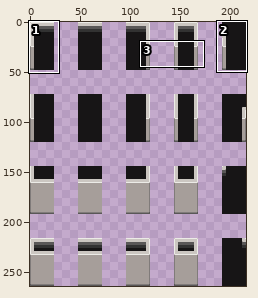
One commit to this sprite sheet: assets/tiles/Walls.png. The picture above shows the old version from afar; the outline marks the close-up.
Close-up. Earlier state:
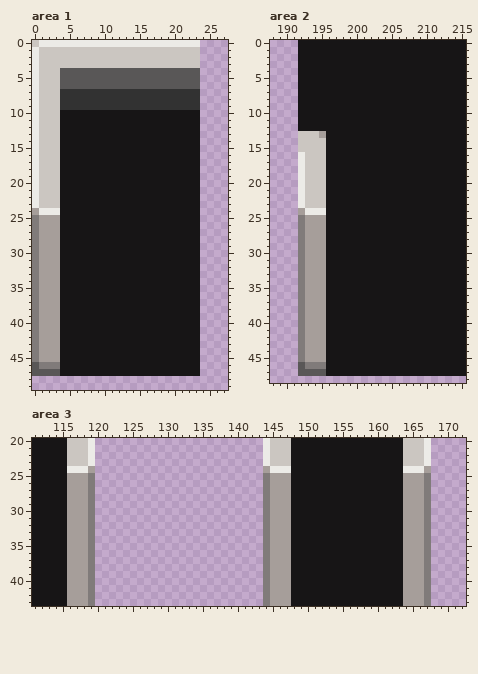
The file is 216x264 pixels. Shown: area 1: x 0..27, y 0..49; area 2: x 188..215, y 0..48; area 3: x 111..172, y 20..43. The commit also changed other parts of the picture, which this record leaves out.
The result:
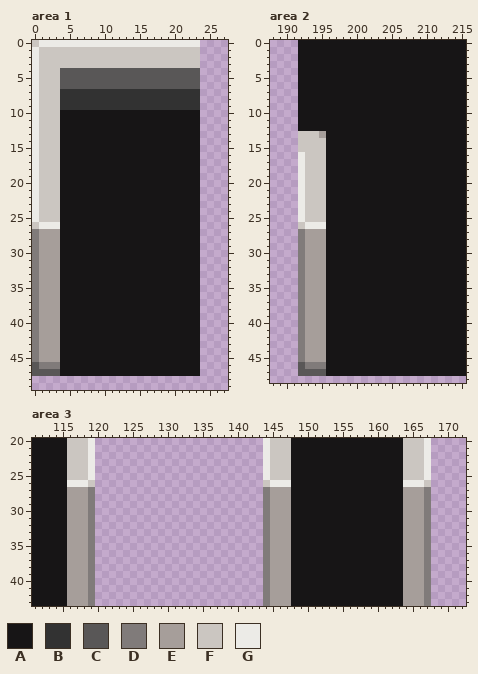
Palette (. is transparent): A #171516  B #323232  C #595757  D #807b7a  E #a69e9a  F #cbc6c1  G #ecebe7
The exact change:
--- area 1
@@ x 0..5 @@
 23 GFFFAA
-24 EGGGAA
-25 DEEEAA
-26 DEEEAA
+24 GFFFAA
+25 GFFFAA
+26 FGGGAA
 27 DEEEAA
--- area 2
@@ x 190..197 @@
 23 ..GFFFAA
-24 ..EGGGAA
-25 ..DEEEAA
-26 ..DEEEAA
+24 ..GFFFAA
+25 ..GFFFAA
+26 ..FGGGAA
 27 ..DEEEAA
--- area 3
@@ x 111..172 @@
 23 AAAAAFFFG........................GFFFAAAAAAAAAAAAAAAAFFFG.....
-24 AAAAAGGGE........................EGGGAAAAAAAAAAAAAAAAGGGE.....
-25 AAAAAEEED........................DEEEAAAAAAAAAAAAAAAAEEED.....
-26 AAAAAEEED........................DEEEAAAAAAAAAAAAAAAAEEED.....
+24 AAAAAFFFG........................GFFFAAAAAAAAAAAAAAAAFFFG.....
+25 AAAAAFFFG........................GFFFAAAAAAAAAAAAAAAAFFFG.....
+26 AAAAAGGGF........................FGGGAAAAAAAAAAAAAAAAGGGF.....
 27 AAAAAEEED........................DEEEAAAAAAAAAAAAAAAAEEED.....
Boxes around the changes in both close-ups, in picture pixels (x1, y1, x2, y2):
changed: (32, 208, 60, 229)
changed: (298, 208, 326, 229)
changed: (67, 466, 95, 487)
changed: (263, 466, 291, 487)
changed: (403, 466, 431, 487)
